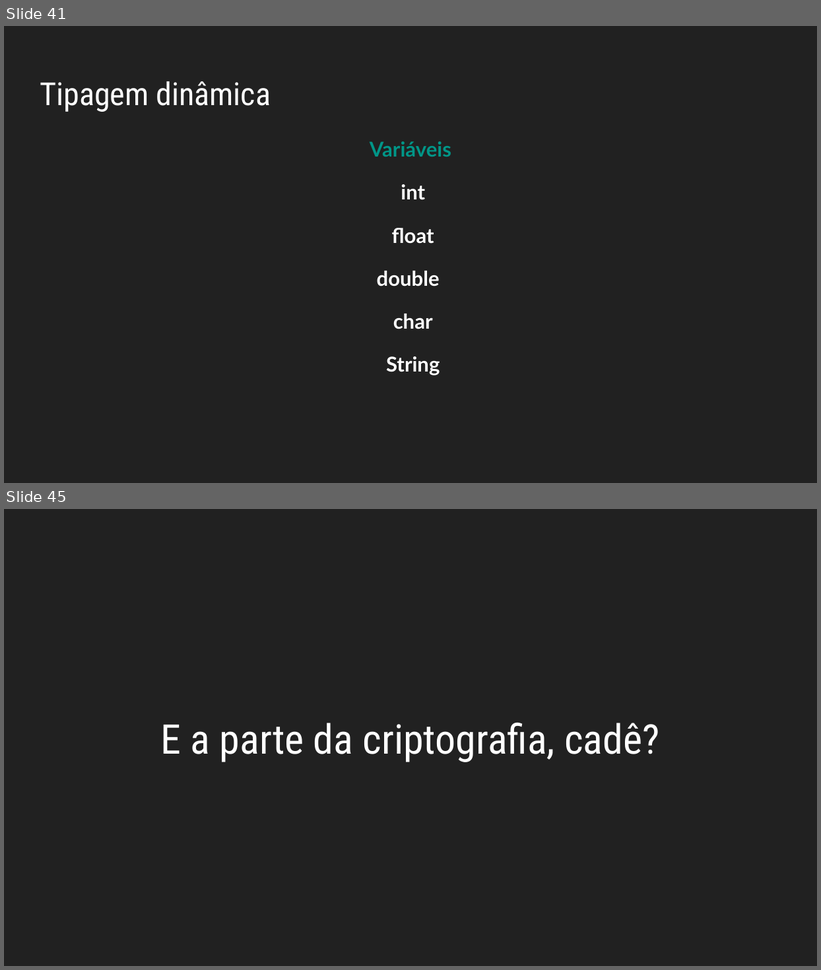
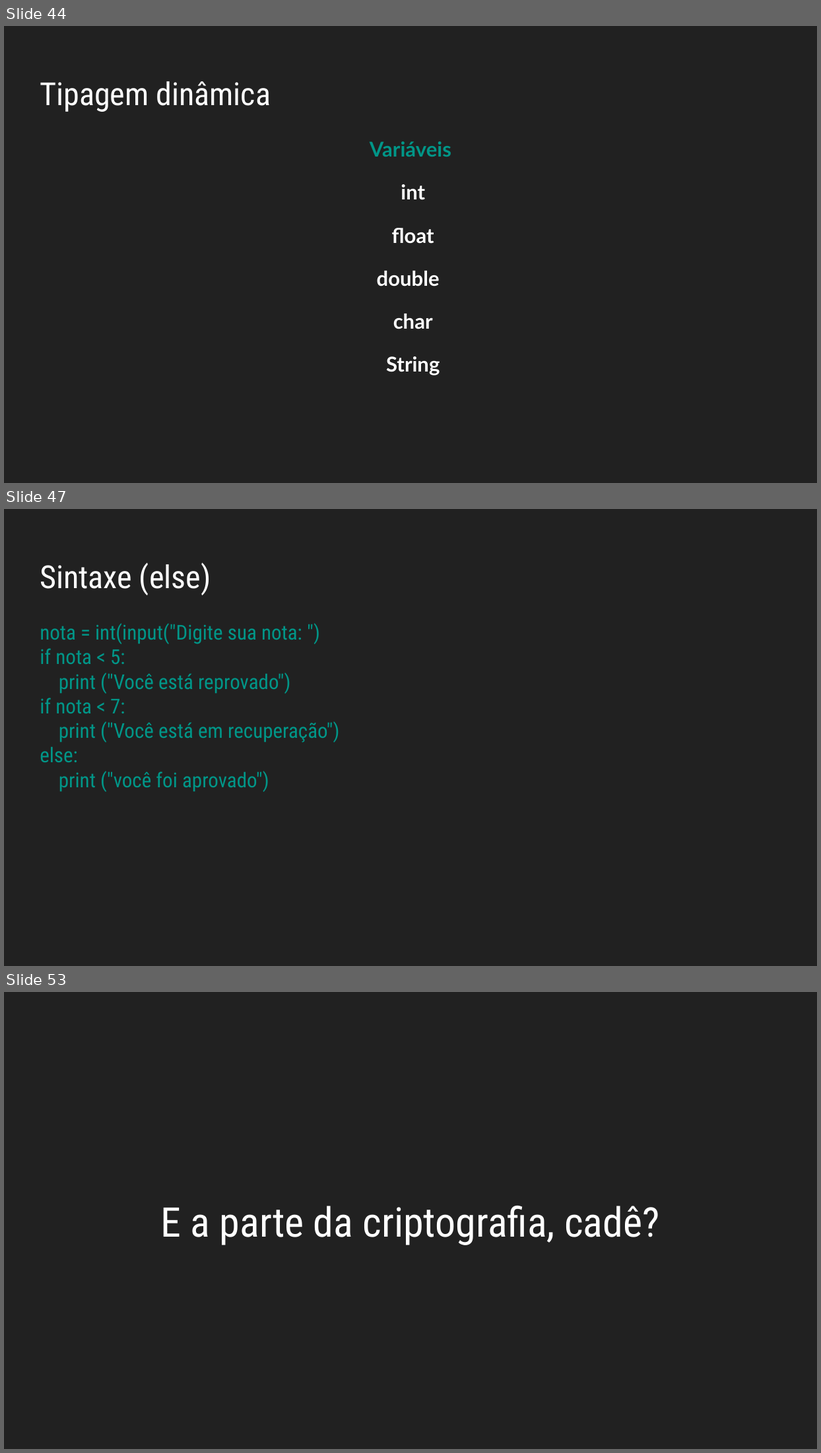
Before and after one commit to allythy/Palestras, a slide deck: Minicurso Do Terminal GNU-Linux ao Python/VI Workshop da Escola de Engenharias e TI.odp. Shown one above the other, each under a label of ours: slides 41 and 45 before the commit, slides 44, 47 and 53 after it; the slides between them are not shown. The pictures are 821x970 and 821x1453 pixels, drawn with LibreOffice and Linux fonts; fonts in the diff are those of the drawing. Boxes give left, top, right and bottom in pixels: in the first picture for what was removed or moved away, otherwise in the second. Text is boxed around its words. In the diff, an @@ line names an element or a change of style, - is before the commit and + after.

```diff
--- a/Minicurso Do Terminal GNU-Linux ao Python/VI Workshop da Escola de Engenharias e TI.odp
+++ b/Minicurso Do Terminal GNU-Linux ao Python/VI Workshop da Escola de Engenharias e TI.odp
@@ slide 47 added at (4, 509, 817, 966), background #212121 @@
@@ title added at (40, 562, 211, 595), 31 pt, text #FFFFFF @@
+Sintaxe (else)
@@ text added at (40, 623, 339, 792), 20 pt, text #009688 @@
+nota = int(input("Digite sua nota: ")
+if nota < 5:
+print ("Você está reprovado")
+if nota < 7:
+print ("Você está em recuperação")
+else:
+print ("você foi aprovado")
@@ what was slide 41 is now slide 44 @@
@@ what was slide 45 is now slide 53 @@
```
Also in this commit, not shown: 3 slides changed, 10 other slides added, 2 slides removed, 2 other files.
